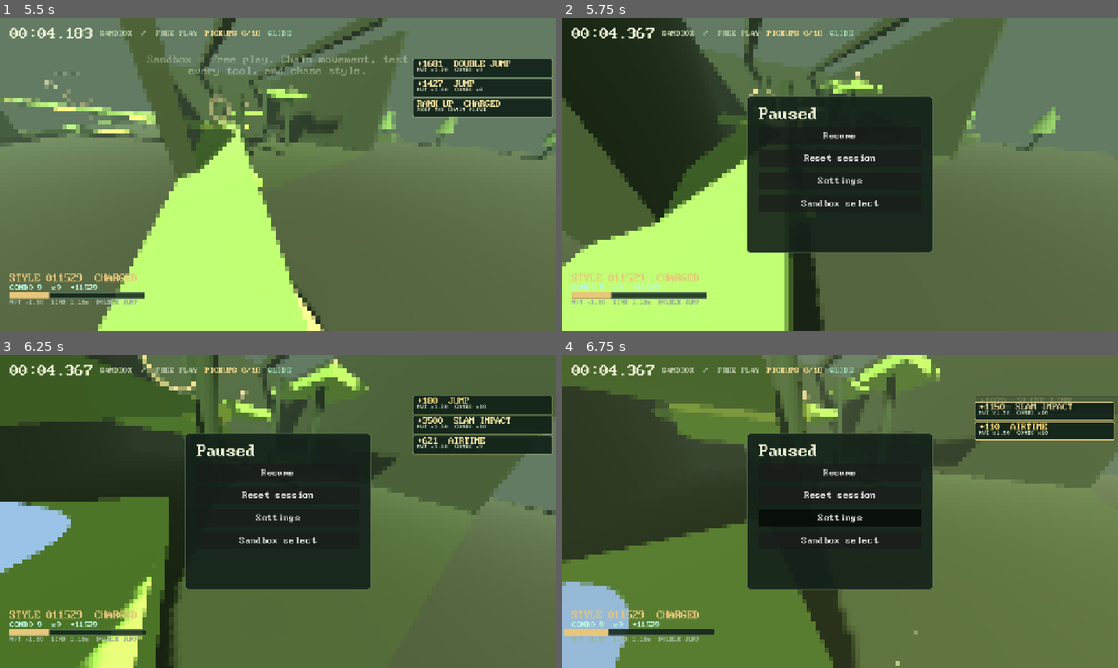
Above: before the commit, frames 1-4 (two rows, left to right).
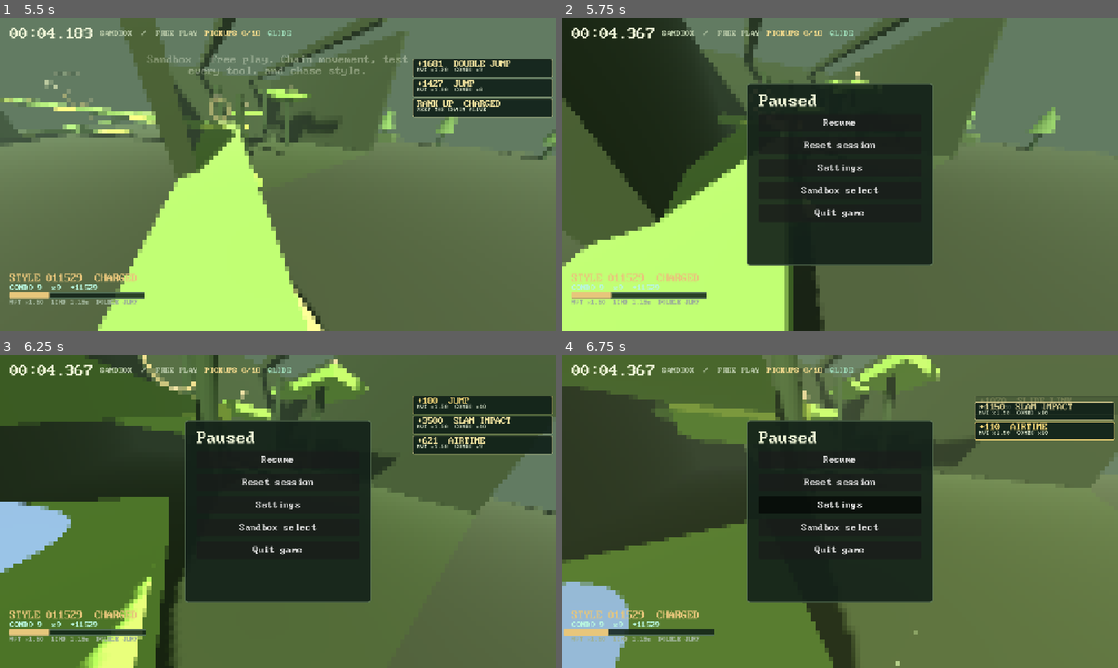
Above: after the commit, the same moments.

Repository: gongahkia/hot-cross-buns
Game: Godot game, scene res://scenes/main.tscn
The game is run twice, just before and just after one commit, with the same random seed, the same clock (stepped at 60 frames per second) and the same inputs.
Inputs (mouse positions are in pixels of both pictures, inside the frame that each line leads up to):
- Up to frame 1 (5.5 s): click "Choose a space" at 0.5 s; click "Sandbox FREE PLAY - FULL STYL…" at 1.25 s; tap Enter at 2 s; move the mouse to (305, 174) at 2.02 s; hold C (slide) 2.03-2.78 s; hold W (move_forward) from 2.03 s (still down); tap Q (slam) at 2.1, 3.8 s; click (305, 174) at 2.17 s; tap Space (jump) at 2.27, 2.57, 3.02, 3.05, 3.32, 3.6, 4.52, 4.82, 5.27, 5.3 s; move the mouse to (250, 174) at 2.77 s; tap C (slide) at 2.85, 4.55 s; click (250, 174) at 2.92 s; move the mouse to (289, 168) at 3.52 s; click (289, 168) at 3.67 s; move the mouse to (272, 180) at 4.27 s; tap Shift (dash) at 4.35 s; click (272, 180) at 4.42 s; move the mouse to (316, 177) at 5.02 s; hold F (glide) from 5.03 s (still down); click (316, 177) at 5.17 s
- Up to frame 2 (5.75 s): keep holding W (move_forward); keep holding F (glide); tap Space (jump) at 5.57 s; tap Escape (pause) at 5.65 s
- Up to frame 3 (6.25 s): move the mouse to (111, 464) at 5.77 s; release W (move_forward) at 5.78 s; release F (glide) at 5.78 s; hold A (move_left) from 5.78 s (still down); tap E (grapple) at 5.85 s; click (111, 464) at 5.92 s; tap Space (jump) at 6.02 s; tap Q (slam) at 6.05 s
- Up to frame 4 (6.75 s): tap Space (jump) at 6.32 s; move the mouse to (867, 511) at 6.52 s; release A (move_left) at 6.53 s; hold S (move_back) from 6.53 s (still down); hold C (slide) from 6.53 s (still down); tap Q (slam) at 6.6 s; click (867, 511) at 6.67 s

Frame 1 is identical in both runs. In frame 2, 3.9% of the frame differs, in the area x 33-67%, y 20-80%; in frame 3, 3.9%; in frame 4, 4.4%.

Commit message:
additive ideas and things

Diff:
--- a/scripts/main.gd
+++ b/scripts/main.gd
@@ -830,6 +830,7 @@
 	if player.is_on_floor(): flags.append("GROUND")
 	if player.is_sprinting: flags.append("SPRINT")
 	if player.is_sliding: flags.append("SLIDE")
+	if player.is_wall_sliding: flags.append("WALL SLIDE")
 	if player.is_slamming: flags.append("SLAM")
 	if player.is_gliding: flags.append("GLIDE")
 	if player.is_grappling: flags.append("TETHER")
@@ -1150,7 +1151,7 @@
 	get_tree().paused = true
 	Input.mouse_mode = Input.MOUSE_MODE_VISIBLE
 	_clear_menu()
-	var panel := _center_panel(Vector2(430.0, 360.0))
+	var panel := _center_panel(Vector2(430.0, 420.0))
 	var box := VBoxContainer.new()
 	box.add_theme_constant_override("separation", 12)
 	panel.add_child(box)
@@ -1170,6 +1171,10 @@
 	var levels := _button("Sandbox select", 19)
 	levels.pressed.connect(show_level_select)
 	box.add_child(levels)
+	var quit := _button("Quit game", 19)
+	quit.name = "QuitGame"
+	quit.pressed.connect(func(): get_tree().quit())
+	box.add_child(quit)
 
 func resume_run() -> void:
 	get_tree().paused = false
--- a/scripts/player.gd
+++ b/scripts/player.gd
@@ -20,6 +20,7 @@
 const WALL_JUMP_SEPARATION_SPEED := 4.5
 const WALL_JUMP_MIN_SEPARATION := 1.8
 const WALL_JUMP_MAX_SEPARATION := 6.0
+const WALL_SLIDE_FALL_SPEED := 3.6
 const SLAM_SPEED := 38.0
 const DASH_TIME := 0.16
 const GLIDE_SPEED := 15.0
@@ -47,12 +48,15 @@
 var jump_buffer := 0.0
 var wall_jump_timer := 0.0
 var wall_jump_normal := Vector3.ZERO
+var wall_jump_collider_id := 0
+var last_wall_jump_collider_id := 0
 var dash_timer := 0.0
 var is_sliding := false
 var is_sprinting := false
 var is_slamming := false
 var is_gliding := false
 var is_grappling := false
+var is_wall_sliding := false
 var grapple_anchor: Node3D
 var grapple_target := Vector3.ZERO
 var _slide_latched := false
@@ -92,9 +96,13 @@
 	if not movement_enabled:
 		return
 	if event is InputEventMouseMotion and Input.mouse_mode == Input.MOUSE_MODE_CAPTURED:
-		yaw -= event.relative.x * Settings.mouse_sensitivity
-		var direction := -1.0 if Settings.invert_y else 1.0
-		pitch = clamp(pitch - event.relative.y * Settings.mouse_sensitivity * direction, deg_to_rad(-84.0), deg_to_rad(84.0))
+		var app_settings := _settings()
+		if app_settings == null:
+			return
+		var sensitivity := float(app_settings.get("mouse_sensitivity"))
+		yaw -= event.relative.x * sensitivity
+		var direction := -1.0 if bool(app_settings.get("invert_y")) else 1.0
+		pitch = clamp(pitch - event.relative.y * sensitivity * direction, deg_to_rad(-84.0), deg_to_rad(84.0))
 		rotation.y = yaw
 
 func _physics_process(delta: float) -> void:
@@ -110,6 +118,7 @@
 		coyote_timer = COYOTE_TIME
 		can_double_jump = true
 		can_dash = true
+		last_wall_jump_collider_id = 0
 	else:
 		coyote_timer = max(coyote_timer - delta, 0.0)
 	if Input.is_action_just_pressed("grapple"):
@@ -167,9 +176,12 @@
 	var impact_velocity := velocity.y
 	move_and_slide()
 	_cache_wall_contact()
+	_update_wall_slide()
 	if is_on_floor():
 		can_double_jump = true
 		is_gliding = false
+		is_wall_sliding = false
+		last_wall_jump_collider_id = 0
 	if not on_floor_before_move and is_on_floor():
 		if airborne_time >= 0.45:
 			traversal_action.emit("airtime", clampi(int(round(airborne_time * 85.0)), 45, 180))
@@ -194,9 +206,11 @@
 		return
 
 func _handle_slide(on_floor: bool) -> void:
-	if Settings.slide_toggle and Input.is_action_just_pressed("slide"):
+	var app_settings := _settings()
+	var slide_toggle := bool(app_settings.get("slide_toggle")) if app_settings else false
+	if slide_toggle and Input.is_action_just_pressed("slide"):
 		_slide_latched = not _slide_latched
-	if not Settings.slide_toggle:
+	if not slide_toggle:
 		_slide_latched = Input.is_action_pressed("slide")
 	is_sliding = on_floor and _slide_latched and Vector2(velocity.x, velocity.z).length() > 2.0
 	if is_sliding and not was_sliding:
@@ -229,6 +243,9 @@
 		return false
 	is_grappling = true
 	is_gliding = false
+	is_wall_sliding = false
+	wall_jump_collider_id = 0
+	last_wall_jump_collider_id = 0
 	is_sprinting = false
 	is_slamming = false
 	grapple_anchor = best_anchor
@@ -301,6 +318,8 @@
 		return "TETHER"
 	if is_gliding:
 		return "GLIDE"
+	if is_wall_sliding:
+		return "WALL SLIDE"
 	return "E TETHER / F GLIDE"
 
 func style_multiplier_active() -> bool:
@@ -312,9 +331,13 @@
 		"peak": amount = 0.022
 		"major": amount = 0.012
 		_: amount = 0.005
-	if Settings.reduce_screen_effects:
+	var app_settings := _settings()
+	if app_settings and bool(app_settings.get("reduce_screen_effects")):
 		amount *= 0.2
 	_add_camera_shake(amount)
+
+func _settings() -> Node:
+	return get_node_or_null("/root/Settings")
 
 func reset_for_bail(spawn_position: Vector3) -> void:
 	global_position = spawn_position
@@ -329,6 +352,9 @@
 	is_sprinting = false
 	is_slamming = false
 	is_gliding = false
+	is_wall_sliding = false
+	wall_jump_collider_id = 0
+	last_wall_jump_collider_id = 0
 	can_dash = true
 	can_double_jump = true
 	airborne_time = 0.0
@@ -369,15 +395,28 @@
 	_add_camera_shake(0.026)
 
 func _cache_wall_contact() -> void:
+	wall_jump_collider_id = 0
 	if not is_on_wall():
 		return
-	var normal := get_wall_normal()
-	if absf(normal.y) > 0.35:
-		return
-	wall_jump_normal = normal.normalized()
-	wall_jump_timer = WALL_JUMP_GRACE
+	for collision_index in range(get_slide_collision_count()):
+		var collision := get_slide_collision(collision_index)
+		var normal := collision.get_normal()
+		if absf(normal.y) > 0.35:
+			continue
+		var collider := collision.get_collider()
+		var collider_id := collider.get_instance_id() if collider else 0
+		if collider_id != 0 and collider_id == last_wall_jump_collider_id:
+			continue
+		wall_jump_normal = normal.normalized()
+		wall_jump_collider_id = collider_id
+		wall_jump_timer = WALL_JUMP_GRACE
+		return
+	wall_jump_timer = 0.0
 
 func _wall_jump() -> void:
+	if wall_jump_collider_id != 0 and wall_jump_collider_id == last_wall_jump_collider_id:
+		wall_jump_timer = 0.0
+		return
 	velocity.y = WALL_JUMP_VELOCITY
 	var outward := Vector3(wall_jump_normal.x, 0.0, wall_jump_normal.z).normalized()
 	var planar_velocity := Vector3(velocity.x, 0.0, velocity.z)
@@ -389,12 +428,22 @@
 	jump_buffer = 0.0
 	coyote_timer = 0.0
 	wall_jump_timer = 0.0
+	last_wall_jump_collider_id = wall_jump_collider_id
+	is_wall_sliding = false
 	can_dash = true
 	can_double_jump = true
 	traversal_action.emit("wall_jump", -1)
 	_add_camera_shake(0.032)
 	landing_offset = minf(landing_offset, -0.032)
 	Audio.play_sfx("jump")
+
+func _update_wall_slide() -> void:
+	_set_wall_slide(is_on_wall(), is_on_floor())
+
+func _set_wall_slide(has_wall_contact: bool, on_floor: bool) -> void:
+	is_wall_sliding = has_wall_contact and not on_floor and velocity.y < 0.0 and not is_slamming and not is_gliding and not is_grappling
+	if is_wall_sliding:
+		velocity.y = maxf(velocity.y, -WALL_SLIDE_FALL_SPEED)
 
 func _double_jump() -> void:
 	velocity.y = DOUBLE_JUMP_VELOCITY
--- a/scripts/smoke_test.gd
+++ b/scripts/smoke_test.gd
@@ -73,6 +73,9 @@
 	assert("FPS" in main.debug_label.text and "PHYS ACTIVE" in main.debug_label.text and "TRIGGERS" in main.debug_label.text, "diagnostics incomplete")
 	main._input(f3)
 	assert(not main.debug_visible and not main.debug_panel.visible, "F3 did not hide diagnostics")
+	main.show_pause()
+	assert(main.menu.find_child("QuitGame", true, false) is Button, "pause menu quit button missing")
+	main.resume_run()
 
 	var combo := StyleRun.new()
 	combo.begin()
@@ -104,11 +107,28 @@
 	assert(sandbox_player._sprint_dash_requested(false), "sprint did not request air dash")
 	Input.action_release("sprint")
 	sandbox_player.wall_jump_normal = Vector3(1.0, 0.0, 0.0)
+	sandbox_player.wall_jump_collider_id = 42
+	sandbox_player.last_wall_jump_collider_id = 0
 	sandbox_player.wall_jump_timer = 0.14
 	sandbox_player.velocity = Vector3(0.0, 0.0, 16.0)
 	sandbox_player._wall_jump()
 	assert(is_equal_approx(sandbox_player.velocity.y, 8.4), "wall jump vertical force missing")
 	assert(is_equal_approx(sandbox_player.velocity.x, 4.5), "wall jump separation force missing")
+	sandbox_player.velocity = Vector3.ZERO
+	sandbox_player._wall_jump()
+	assert(sandbox_player.velocity == Vector3.ZERO, "same wall allowed a repeat wall jump")
+	sandbox_player.wall_jump_collider_id = 43
+	sandbox_player._wall_jump()
+	assert(is_equal_approx(sandbox_player.velocity.y, 8.4), "different wall did not restore wall jump")
+	sandbox_player.is_slamming = false
+	sandbox_player.is_gliding = false
+	sandbox_player.is_grappling = false
+	sandbox_player.velocity.y = -20.0
+	sandbox_player._set_wall_slide(true, false)
+	assert(sandbox_player.is_wall_sliding, "wall slide did not activate")
+	assert(is_equal_approx(sandbox_player.velocity.y, -SpeedPlayer.WALL_SLIDE_FALL_SPEED), "wall slide speed cap missing")
+	sandbox_player._set_wall_slide(false, false)
+	assert(not sandbox_player.is_wall_sliding, "wall slide did not clear after leaving wall")
 	sandbox_player.can_double_jump = true
 	sandbox_player._double_jump()
 	assert(is_equal_approx(sandbox_player.velocity.y, 7.0), "double jump vertical force missing")
